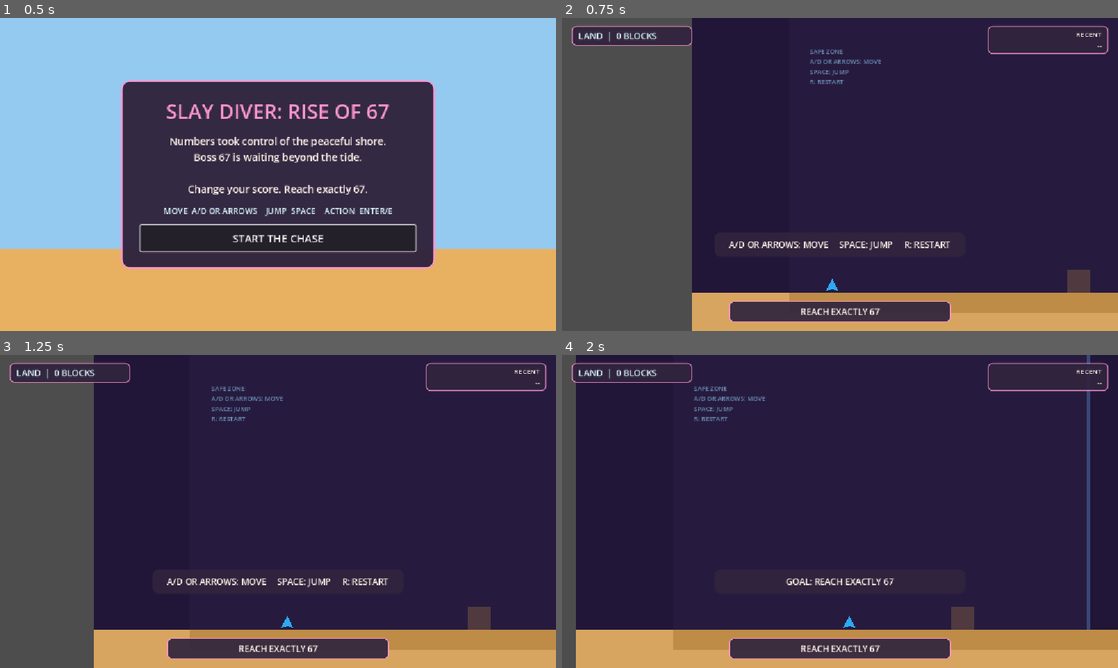
Above: before the commit, frames 1-4 (two rows, left to right).
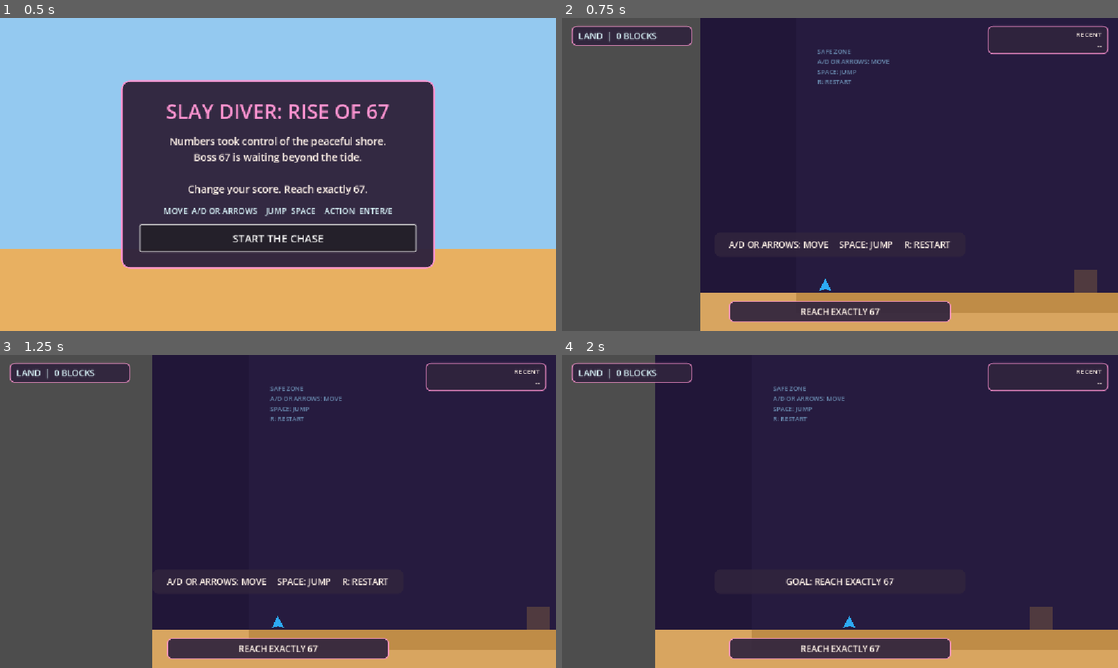
Above: after the commit, the same moments.

Repository: rinata-abdurakhimova/game-divers-slayy
Game: Godot game, scene res://scenes/main/Main.tscn
The game is run twice, just before and just after one commit, with the same random seed, the same clock (stepped at 60 frames per second) and the same inputs.
Inputs:
- Up to frame 1 (0.5 s): no input
- Up to frame 2 (0.75 s): click "START THE CHASE" at 0.5 s
- Up to frame 3 (1.25 s): no input
- Up to frame 4 (2 s): tap Enter (action) at 1.25 s; hold Right (move_right) from 1.28 s (still down); hold Up (jump) from 1.28 s (still down)

Frame 1 is identical in both runs. In frame 2, 2.1% of the frame differs, in the area x 23-97%, y 0-100%; in frame 3, 12%; in frame 4, 16%, in the area x 2-95%, y 0-100%.

Commit message:
refactor: remove autopilot configuration and related logic from player and boss level controller

Diff:
--- a/scripts/actors/player/Player.gd
+++ b/scripts/actors/player/Player.gd
@@ -19,7 +19,7 @@
 @export_range(0.0, 0.3, 0.01) var jump_buffer_seconds: float = 0.12
 
 @export_group("Water Feel")
-@export var water_friction_multiplier: float = 0.35    # slippery sliding in water
+@export var water_friction_multiplier: float = 0.35
 @export var water_acceleration_multiplier: float = 0.6
 
 @export_group("Input")
@@ -29,13 +29,6 @@
 @export var fallback_jump_action: StringName = &"action"
 @export var respect_game_state_input: bool = true
 
-@export_group("Autopilot")
-@export var autopilot_enabled: bool = true
-@export var autopilot_lookahead_columns: float = 3.25
-@export var autopilot_jump_cooldown_seconds: float = 0.22
-@export var autopilot_min_jump_distance: float = 10.0
-@export var autopilot_jump_lead_seconds: float = 0.28
-
 @export_group("Visuals")
 @export var land_visual_path: NodePath = ^"LandVisual"
 @export var water_visual_path: NodePath = ^"WaterVisual"
@@ -44,7 +37,6 @@
 var spawn_position: Vector2 = Vector2.ZERO
 var current_phase: GameRules.Phase = GameRules.Phase.LAND
 
-# Complication state
 var _controls_reversed: bool = false
 var _gravity_inverted: bool = false
 var _has_double_jump: bool = false
@@ -55,11 +47,6 @@
 var _was_moving: bool = false
 var _coyote_timer: float = 0.0
 var _jump_buffer_timer: float = 0.0
-var _autopilot_blocks: Array[Vector2i] = []
-var _autopilot_floor_y: float = 570.0
-var _autopilot_block_size: float = 48.0
-var _autopilot_map_columns: int = 53
-var _autopilot_jump_cooldown_left: float = 0.0
 
 
 func _ready() -> void:
@@ -76,7 +63,6 @@
 		return
 
 	_update_jump_timers(delta)
-	_update_autopilot(delta)
 	_update_horizontal_velocity(_read_horizontal_input(), delta)
 	_apply_gravity(delta)
 	_try_buffered_jump()
@@ -84,8 +70,6 @@
 	move_and_slide()
 	_emit_movement_state()
 
-
-# ── Public API ────────────────────────────────────────────────────────────────
 
 func set_input_enabled(enabled: bool) -> void:
 	input_enabled = enabled
@@ -112,6 +96,7 @@
 	_gravity_inverted = false
 	_has_double_jump = false
 	_double_jump_used = false
+	up_direction = Vector2.UP
 	_apply_phase_visuals(current_phase)
 	reset_completed.emit()
 
@@ -121,23 +106,7 @@
 	_double_jump_used = false
 
 
-func configure_autopilot_route(
-	blocks: Array[Vector2i],
-	floor_y: float,
-	block_size: float,
-	map_columns: int
-) -> void:
-	_autopilot_blocks = blocks.duplicate()
-	_autopilot_floor_y = floor_y
-	_autopilot_block_size = block_size
-	_autopilot_map_columns = maxi(1, map_columns)
-
-
-# ── Input ─────────────────────────────────────────────────────────────────────
-
 func _read_horizontal_input() -> float:
-	if autopilot_enabled:
-		return 1.0
 	var raw: float = _get_action_strength(move_right_action) - _get_action_strength(move_left_action)
 	return -raw if _controls_reversed else raw
 
@@ -162,7 +131,7 @@
 	var on_ground: bool = _is_on_ground()
 	if on_ground:
 		_coyote_timer = coyote_time_seconds
-		_double_jump_used = false   # reset double-jump on land
+		_double_jump_used = false
 	else:
 		_coyote_timer = maxf(_coyote_timer - delta, 0.0)
 
@@ -197,7 +166,6 @@
 	var max_speed: float = max_fall_speed
 
 	if _gravity_inverted:
-		# Inverted: player falls UP. Clamp to negative (upward) direction.
 		if _is_on_ground() and velocity.y < 0.0:
 			velocity.y = 0.0
 			return
@@ -214,20 +182,17 @@
 		return
 
 	if _coyote_timer > 0.0:
-		# Normal jump / inverted ceiling jump.
 		velocity.y = -jump_velocity if _gravity_inverted else jump_velocity
 		_jump_buffer_timer = 0.0
 		_coyote_timer = 0.0
 	elif _has_double_jump and not _double_jump_used:
-		# Double-jump power-up mid-air.
 		velocity.y = -jump_velocity if _gravity_inverted else jump_velocity
 		_double_jump_used = true
 		_jump_buffer_timer = 0.0
 
 
 func _apply_short_hop() -> void:
-	var released: bool = _is_jump_just_released()
-	if not released:
+	if not _is_jump_just_released():
 		return
 	if _gravity_inverted and velocity.y > 0.0:
 		velocity.y *= short_hop_multiplier
@@ -236,11 +201,8 @@
 
 
 func _is_on_ground() -> bool:
-	# In inverted gravity mode, "ground" is the ceiling.
 	return is_on_ceiling() if _gravity_inverted else is_on_floor()
 
-
-# ── Complication helpers ──────────────────────────────────────────────────────
 
 func _apply_complication(complication: GameRules.WaterComplication) -> void:
 	_controls_reversed = (complication == GameRules.WaterComplication.REVERSED_CONTROLS)
@@ -250,11 +212,9 @@
 
 func _clear_complication() -> void:
 	_controls_reversed = false
-	_gravity_inverted  = false
+	_gravity_inverted = false
 	up_direction = Vector2.UP
 
-
-# ── Internal helpers ──────────────────────────────────────────────────────────
 
 func _stop_for_disabled_input() -> void:
 	velocity = Vector2.ZERO
@@ -286,7 +246,6 @@
 
 
 func _is_down_just_pressed() -> bool:
-	# Used only for reversed controls where down acts as jump.
 	return Input.is_action_just_pressed(&"ui_down")
 
 
@@ -301,81 +260,14 @@
 		movement_stopped.emit()
 
 
-func _update_autopilot(delta: float) -> void:
-	if not autopilot_enabled:
-		return
-	if _autopilot_blocks.is_empty():
-		return
-
-	_autopilot_jump_cooldown_left = maxf(0.0, _autopilot_jump_cooldown_left - delta)
-	if _autopilot_jump_cooldown_left > 0.0:
-		return
-	if not _is_on_ground():
-		return
-
-	var next_block: Vector2i = _next_autopilot_block()
-	if next_block == Vector2i.ZERO:
-		return
-
-	var distance: float = _distance_to_block_left(next_block.x)
-	var trigger_distance: float = clampf(
-		move_speed * autopilot_jump_lead_seconds,
-		autopilot_min_jump_distance,
-		_autopilot_block_size * autopilot_lookahead_columns
-	)
-	if distance < autopilot_min_jump_distance or distance > trigger_distance:
-		return
-
-	var current_row: int = _current_autopilot_surface_row()
-	var must_climb: bool = next_block.y > current_row
-	var must_clear_gap: bool = current_row > 0 and next_block.y >= current_row
-	if must_climb or must_clear_gap:
-		velocity.y = jump_velocity
-		_jump_buffer_timer = 0.0
-		_coyote_timer = 0.0
-		_autopilot_jump_cooldown_left = autopilot_jump_cooldown_seconds
-
-
-func _next_autopilot_block() -> Vector2i:
-	var best_block: Vector2i = Vector2i.ZERO
-	var best_distance: float = INF
-	var lookahead_distance: float = _autopilot_block_size * autopilot_lookahead_columns
-	for block: Vector2i in _autopilot_blocks:
-		var distance: float = _distance_to_block_left(block.x)
-		if distance >= 0.0 and distance <= lookahead_distance and distance < best_distance:
-			best_distance = distance
-			best_block = block
-	return best_block
-
-
-func _distance_to_block_left(column: int) -> float:
-	var map_width: float = _autopilot_block_size * float(_autopilot_map_columns)
-	var player_front_x: float = fposmod(global_position.x + 12.0, map_width)
-	var block_left_x: float = float(column - 1) * _autopilot_block_size
-	var distance: float = block_left_x - player_front_x
-	if distance < -_autopilot_block_size * 0.5:
-		distance += map_width
-	return distance
-
-
-func _current_autopilot_surface_row() -> int:
-	var player_bottom_half_height: float = 15.0
-	var row_float: float = (
-		_autopilot_floor_y - player_bottom_half_height - global_position.y
-	) / _autopilot_block_size
-	return maxi(0, int(round(row_float)))
-
-
-# ── GameEvents wiring ─────────────────────────────────────────────────────────
-
 func _connect_game_events() -> void:
-	var ge: Node = get_node_or_null(^"/root/GameEvents")
-	if ge == null:
-		return
-	_connect_optional_signal(ge, &"water_started",  Callable(self, "_on_water_started"))
-	_connect_optional_signal(ge, &"water_finished", Callable(self, "_on_water_finished"))
-	_connect_optional_signal(ge, &"powerup_started", Callable(self, "_on_powerup_started"))
-	_connect_optional_signal(ge, &"powerup_finished", Callable(self, "_on_powerup_finished"))
+	var game_events: Node = get_node_or_null(^"/root/GameEvents")
+	if game_events == null:
+		return
+	_connect_optional_signal(game_events, &"water_started", Callable(self, "_on_water_started"))
+	_connect_optional_signal(game_events, &"water_finished", Callable(self, "_on_water_finished"))
+	_connect_optional_signal(game_events, &"powerup_started", Callable(self, "_on_powerup_started"))
+	_connect_optional_signal(game_events, &"powerup_finished", Callable(self, "_on_powerup_finished"))
 
 
 func _connect_optional_signal(source: Node, signal_name: StringName, target: Callable) -> void:
--- a/scripts/autoload/GameState.gd
+++ b/scripts/autoload/GameState.gd
@@ -87,9 +87,6 @@
 ) -> void:
 	if outcome_locked or variant == GameRules.WaterVariant.NONE:
 		return
-
-	if complication == GameRules.WaterComplication.INVERTED_GRAVITY:
-		complication = GameRules.WaterComplication.NONE
 
 	phase = GameRules.RunPhase.WATER
 	water_variant = variant
--- a/scripts/world/Boss67LevelController.gd
+++ b/scripts/world/Boss67LevelController.gd
@@ -72,20 +72,20 @@
 
 @export_group("Tuning")
 @export var purple_distance: int = GameRules.FIRST_PURPLE_DISTANCE_BLOCKS
-@export var max_active_pickups: int = 9
+@export var max_active_pickups: int = 7
 @export var initial_pickup_count: int = 5
-@export var pickup_interval_min: float = 1.6
-@export var pickup_interval_max: float = 3.2
+@export var pickup_interval_min: float = 2.5
+@export var pickup_interval_max: float = 5.0
 @export var projectile_interval_min: float = 2.0
 @export var projectile_interval_max: float = 3.4
-@export var purple_interval_min: float = 3.2
-@export var purple_interval_max: float = 5.4
-@export var shot_gap_seconds: float = 0.75
-@export var purple_chance: float = 0.28
+@export var purple_interval_min: float = 3.5
+@export var purple_interval_max: float = 6.0
+@export var shot_gap_seconds: float = 1.0
+@export var purple_chance: float = 0.35
 @export var first_water_distance: int = GameRules.FIRST_WATER_DISTANCE_BLOCKS
 @export var water_retrigger_cooldown_seconds: float = GameRules.WATER_RETRIGGER_COOLDOWN_SECONDS
-@export var powerup_interval_min: float = 22.0
-@export var powerup_interval_max: float = 36.0
+@export var powerup_interval_min: float = 30.0
+@export var powerup_interval_max: float = 60.0
 @export var boss_camera_offset: Vector2 = Vector2(250.0, -215.0)
 
 var _player: CharacterBody2D
@@ -134,7 +134,6 @@
 	_build_authored_blocks()
 	_build_tutorial_block()
 	_reset_level_visibility()
-	_configure_player_autopilot([Vector2i(13, 1)])
 	_connect_signals()
 	_create_timers()
 
@@ -322,7 +321,6 @@
 		_safe_zone.hide()
 	_set_runtime_nodes_enabled(_tutorial_runtime_nodes, false)
 	_set_runtime_nodes_enabled(_authored_runtime_nodes, true)
-	_configure_player_autopilot(AUTHORED_BLOCKS)
 	if _boss != null:
 		_boss.show()
 
@@ -355,7 +353,8 @@
 
 	var use_purple: bool = _purple_unlocked and randf() < purple_chance
 	var operations: Array[Dictionary] = _boss_operations()
-	var offsets: Array[float] = [-96.0, 0.0, 96.0]
+	var flank_offset: float = -96.0 if randf() < 0.5 else 96.0
+	var offsets: Array[float] = [0.0, flank_offset]
 	offsets.shuffle()
 
 	_shot_queue.clear()
@@ -539,6 +538,8 @@
 
 
 func _pick_complication() -> GameRules.WaterComplication:
+	if randf() > 0.5:
+		return GameRules.WaterComplication.INVERTED_GRAVITY
 	return GameRules.WaterComplication.REVERSED_CONTROLS
 
 
@@ -604,7 +605,6 @@
 		_player.global_position = Vector2(60.0, 555.0)
 		_player.velocity = Vector2.ZERO
 	_reset_level_visibility()
-	_configure_player_autopilot([Vector2i(13, 1)])
 
 
 func _start_timers() -> void:
@@ -682,11 +682,3 @@
 		if shape != null:
 			shape.disabled = not enabled
 		_set_node_tree_collision_enabled(child, enabled)
-
-
-func _configure_player_autopilot(blocks: Array[Vector2i]) -> void:
-	if _player == null:
-		return
-	if not _player.has_method(&"configure_autopilot_route"):
-		return
-	_player.call(&"configure_autopilot_route", blocks, FLOOR_TOP_Y, BLOCK_SIZE, MAP_COLUMNS)
